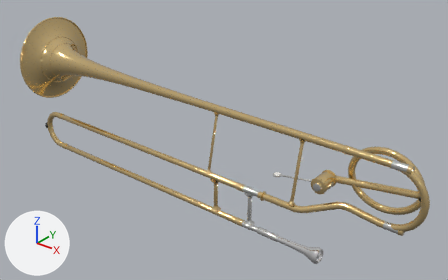
Renders of the glTF model public/models/tromboneF.glb from each side of a commit.
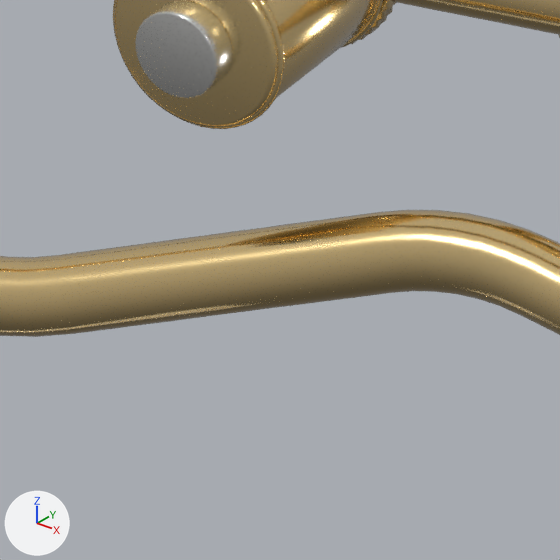
There are two pictures of each version: one whole from a camera (50 mm lens) standing at (0.672, -0.935, 0.769) and looking at (-0.124, 0.06, 0.152), one close up on the part from 67% to 78% of the width and 65% to 83% of the height. Every picture has the same lights, and +X, +Y and +Z are marked at lower left. The older version's two pictures come first. Where no turn or scale is listed for an object, it has been applied to the vertices. Vertices at exactly the same position are counted once.

Before the edit, the objects in view are built like this:
```python
me_body = bpy.data.meshes.new('Body')
me_body.from_pydata(...)  # 41630 vertices, 82480 faces; spans x -0.524..0.524, y -0.109..0.109, z -0.183..0.183
# faces by material slot: [3648, 76528, 2304]
me_body.materials.append(mat_nickelsilver)  # white #efefec
me_body.materials.append(mat_brass)  # beige #f9da99
me_body.materials.append(mat_silver)  # white #fafafc
ob_body = bpy.data.objects.new('Body', me_body)
ob_body.location = (-0.1568, 0.03, 0.166)
```
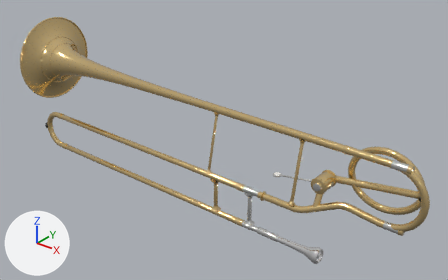
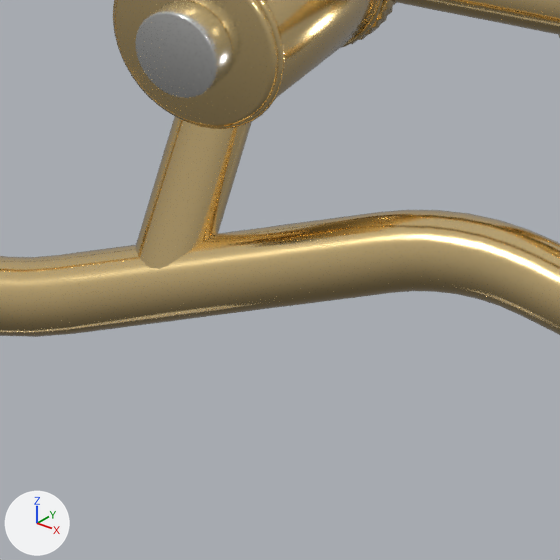
The change, as a list of edits to the scene's bpy script:
```text
Change me_body:
    used by ob_body; location = (-0.1568, 0.03, 0.166)
    remove me_body.from_pydata(...)  # 41630 vertices, 82480 faces; spans x -0.524..0.524, y -0.109..0.109, z -0.183..0.183
    add me_body.from_pydata(...)  # 41982 vertices, 83120 faces; spans x -0.524..0.524, y -0.109..0.109, z -0.183..0.183
    me_body part 1: a new loose piece of 352 vertices spanning x 0.3..0.314, y -0.025..0.011, z -0.068..-0.013, in mat_brass (beige #f9da99)
```

Changed parts and their boxes (x1, y1, x2, y2) in the close-ups (560 x 560 px):
part 1 of me_body, added (beige)
    after: (135, 116, 252, 269)
